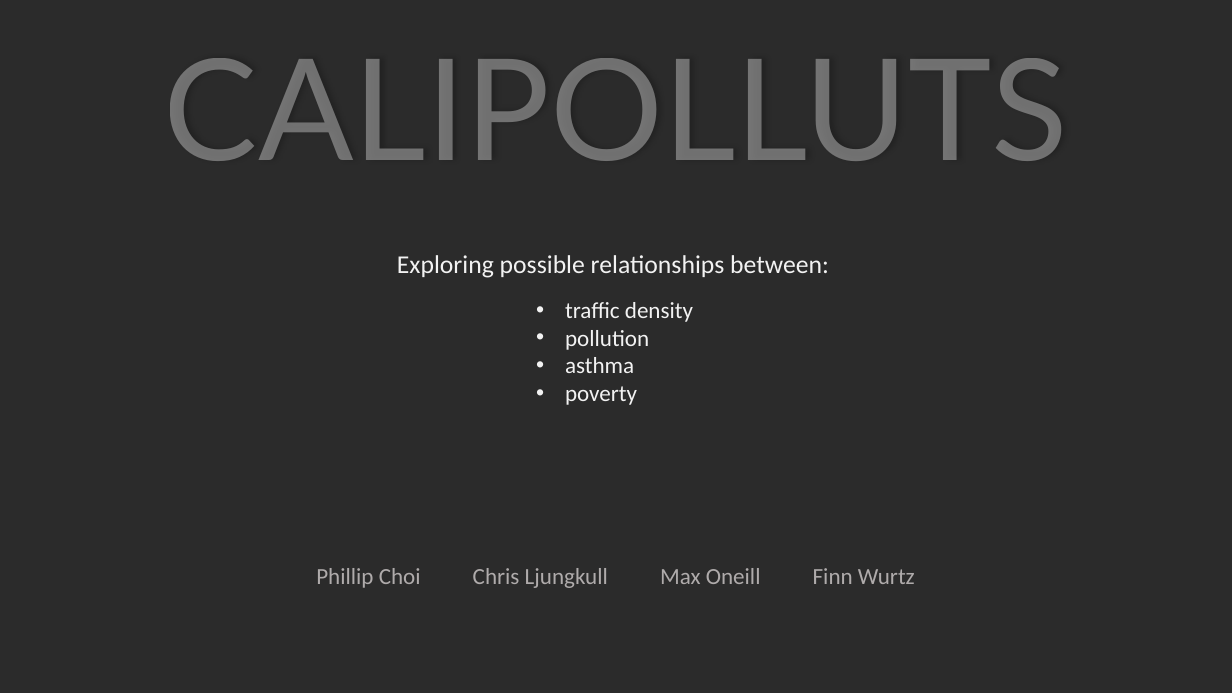
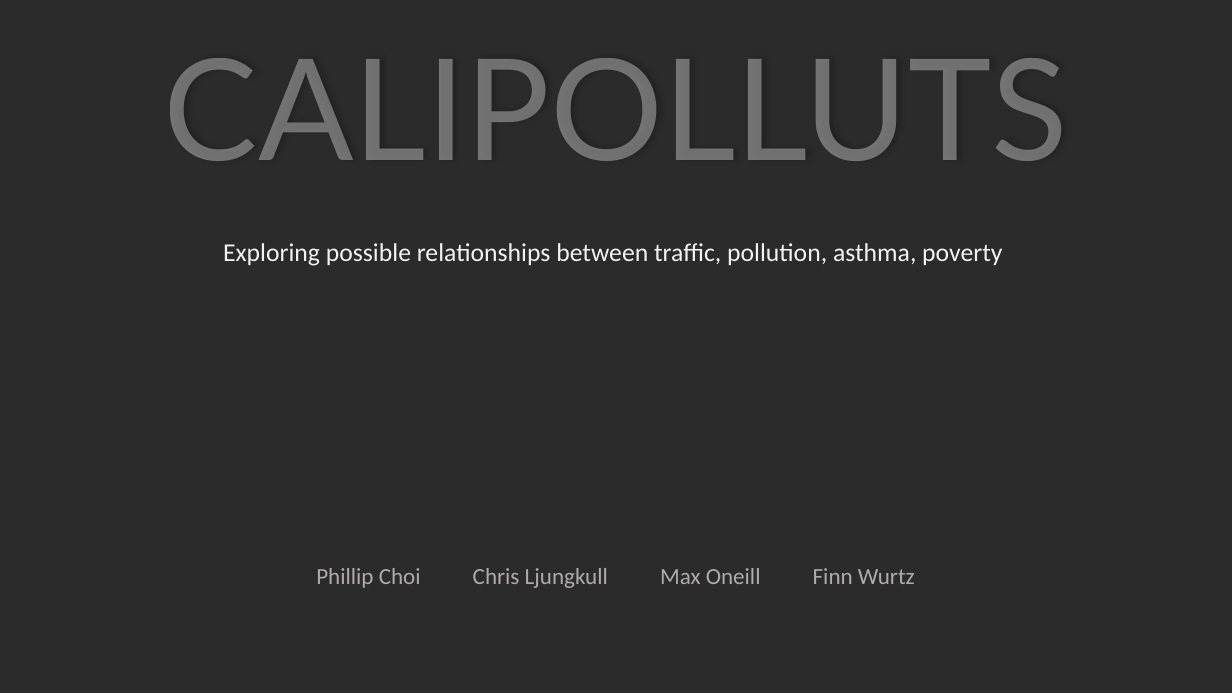
Before and after one commit to cljungkull/Project-2---CaliPolluts, a slide deck: slide 1 of presentation.pptx. Drawn at 1232x693 pixels with LibreOffice and Linux fonts; fonts in the diff are those of the drawing; background and template pictures are left out; a plain dark background stands for a picture behind light text. Boxes give left, top, right and bottom in pixels: in the first picture for what was removed or moved away, otherwise in the second. Text is boxed around its words. In the diff, an @@ line names an element or a change of style, - is before the commit and + after.

Commit message:
updates to ppt

```diff
--- a/presentation.pptx
+++ b/presentation.pptx
@@ text at (223, 243, 1002, 266): text changed @@
-Exploring possible relationships between:
+Exploring possible relationships between traffic, pollution, asthma, poverty
@@ text removed at (565, 302, 693, 405) @@
-• traffic density
-• pollution
-• asthma
-• poverty
```
Also in this commit, not shown: 2 other slides changed.
